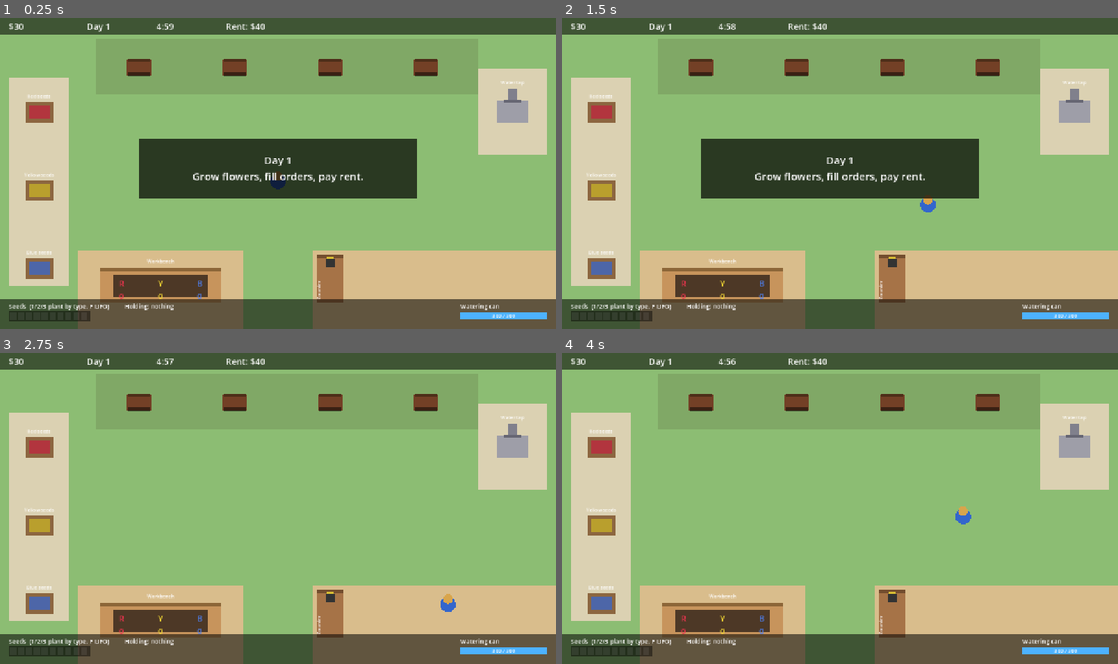
Above: before the commit, frames 1-4 (two rows, left to right).
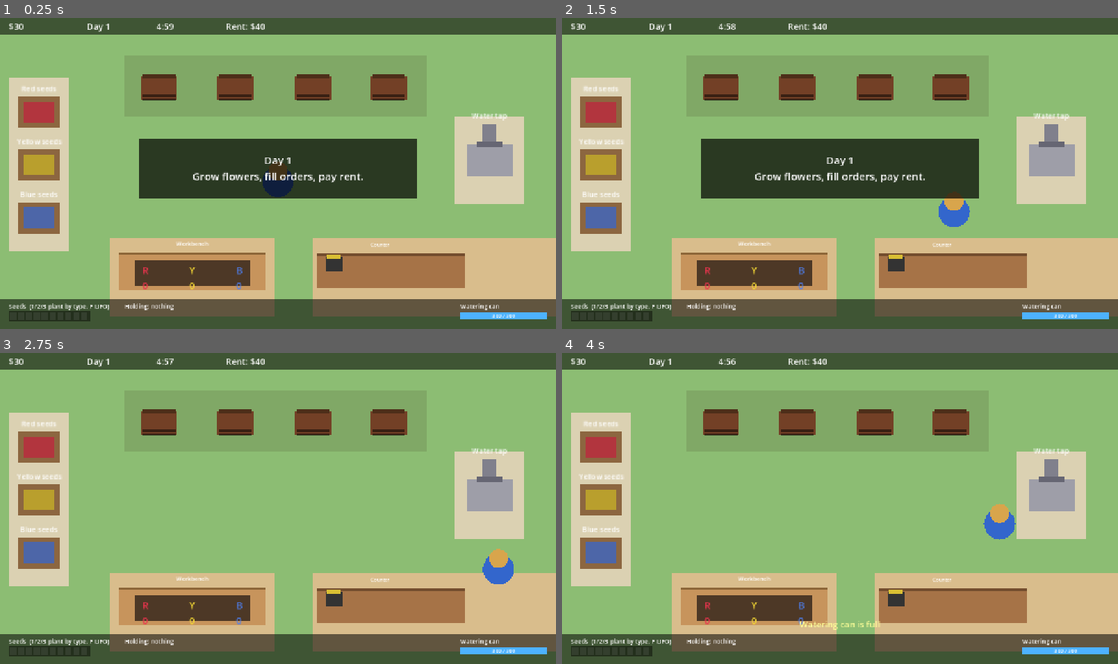
Above: after the commit, the same moments.

Repository: hrehajozef/overgrown
Game: Godot game, scene res://main.tscn
Same seed, same stepped clock (60 frames per second), same inputs: the game is played once before the commit and once after it.
Inputs:
- Up to frame 1 (0.25 s): no input
- Up to frame 2 (1.5 s): tap Enter at 0.5 s; hold D (move_right) 0.53-1.28 s; tap F (action2) at 0.6 s; tap Space (interact) at 0.8, 1.35 s; hold S (move_down) from 1.28 s (still down)
- Up to frame 3 (2.75 s): tap F (action2) at 1.55, 2.1 s; release S (move_down) at 2.03 s; hold D (move_right) from 2.03 s (still down); tap Space (interact) at 2.3 s
- Up to frame 4 (4 s): release D (move_right) at 2.78 s; hold W (move_up) 2.78-3.53 s; tap Space (interact) at 2.85, 3.8 s; tap F (action2) at 3.05 s; hold A (move_left) from 3.53 s (still down); tap 1 (plant_1) at 3.6 s

The runs differ from the first frame. In frame 1, 26% of the frame differs, in the area x 1-100%, y 13-100%; in frame 2, 27%; in frame 3, 26%; in frame 4, 27%.

Commit message:
variable tweaks, scene layout changes
Co-authored-by: Copilot <copilot@github.com>

Diff:
--- a/main.tscn
+++ b/main.tscn
@@ -67,7 +67,7 @@
 radius = 50.0
 
 [sub_resource type="RectangleShape2D" id="RectangleShape2D_lci31"]
-size = Vector2(50, 100)
+size = Vector2(52.758583, 56)
 
 [sub_resource type="CircleShape2D" id="CircleShape2D_sc48t"]
 radius = 18.0
@@ -90,42 +90,45 @@
 offset_top = 140.0
 offset_right = 160.0
 offset_bottom = 620.0
+scale = Vector2(1, 0.8353105)
 color = Color(0.86, 0.82, 0.7, 1)
 
 [node name="WaterSourceGround" type="ColorRect" parent="." unique_id=515623894]
 z_index = -9
-offset_left = 1100.0
-offset_top = 120.0
-offset_right = 1260.0
-offset_bottom = 320.0
+offset_left = 1047.0
+offset_top = 231.0
+offset_right = 1207.0
+offset_bottom = 431.0
 color = Color(0.86, 0.82, 0.7, 1)
 
 [node name="WorkbenchGround" type="ColorRect" parent="." unique_id=1220252079]
 z_index = -9
-offset_left = 180.0
-offset_top = 540.0
-offset_right = 560.0
-offset_bottom = 720.0
+offset_left = 253.0
+offset_top = 511.0
+offset_right = 633.0
+offset_bottom = 691.0
 color = Color(0.85, 0.74, 0.55, 1)
 
 [node name="CounterGround" type="ColorRect" parent="." unique_id=224602921]
 z_index = -9
 offset_left = 720.0
-offset_top = 540.0
+offset_top = 511.0
 offset_right = 1280.0
-offset_bottom = 720.0
+offset_bottom = 691.0
 color = Color(0.85, 0.74, 0.55, 1)
 
 [node name="PotsGround" type="ColorRect" parent="." unique_id=1012463393]
 z_index = -9
-offset_left = 220.0
-offset_top = 50.0
-offset_right = 1100.0
-offset_bottom = 180.0
+offset_left = 287.0
+offset_top = 90.0
+offset_right = 1167.0
+offset_bottom = 220.0
+scale = Vector2(0.7913262, 1.0812186)
 color = Color(0.5, 0.66, 0.4, 1)
 
 [node name="Pot01" type="Node2D" parent="." unique_id=1587005948]
-position = Vector2(320, 110)
+position = Vector2(366, 153)
+scale = Vector2(1.5, 1.5)
 script = ExtResource("2_nd72l")
 radius = 36.0
 
@@ -213,7 +216,8 @@
 horizontal_alignment = 1
 
 [node name="Pot02" type="Node2D" parent="." unique_id=853864957]
-position = Vector2(540, 110)
+position = Vector2(542, 153)
+scale = Vector2(1.5, 1.5)
 script = ExtResource("2_nd72l")
 radius = 36.0
 
@@ -301,7 +305,8 @@
 horizontal_alignment = 1
 
 [node name="Pot03" type="Node2D" parent="." unique_id=165394068]
-position = Vector2(760, 110)
+position = Vector2(720, 153)
+scale = Vector2(1.5, 1.5)
 script = ExtResource("2_nd72l")
 radius = 36.0
 
@@ -389,7 +394,8 @@
 horizontal_alignment = 1
 
 [node name="Pot04" type="Node2D" parent="." unique_id=1105739248]
-position = Vector2(980, 110)
+position = Vector2(895, 153)
+scale = Vector2(1.5, 1.5)
 script = ExtResource("2_nd72l")
 radius = 36.0
 
@@ -478,6 +484,7 @@
 
 [node name="RedSeedBox" type="Node2D" parent="." unique_id=1130577996]
 position = Vector2(90, 220)
+scale = Vector2(1.5, 1.5)
 script = ExtResource("3_wsu4f")
 
 [node name="_Area2D_66" type="Area2D" parent="RedSeedBox" unique_id=1626490112]
@@ -521,7 +528,8 @@
 horizontal_alignment = 1
 
 [node name="YellowSeedBox" type="Node2D" parent="." unique_id=1393259186]
-position = Vector2(90, 401)
+position = Vector2(90, 342)
+scale = Vector2(1.5, 1.5)
 script = ExtResource("3_wsu4f")
 flower_type = 1
 
@@ -566,7 +574,8 @@
 horizontal_alignment = 1
 
 [node name="BlueSeedBox" type="Node2D" parent="." unique_id=2058226971]
-position = Vector2(90, 580)
+position = Vector2(90, 464)
+scale = Vector2(1.5, 1.5)
 script = ExtResource("3_wsu4f")
 flower_type = 2
 
@@ -611,7 +620,8 @@
 horizontal_alignment = 1
 
 [node name="WaterSource" type="Node2D" parent="." unique_id=161190792]
-position = Vector2(1180, 220)
+position = Vector2(1127, 331)
+scale = Vector2(1.5, 1.5)
 script = ExtResource("4_24rtc")
 radius = 48.0
 
@@ -664,7 +674,8 @@
 horizontal_alignment = 1
 
 [node name="Workbench" type="Node2D" parent="." unique_id=1376026063]
-position = Vector2(370, 620)
+position = Vector2(443, 591)
+scale = Vector2(1.2, 1.2)
 script = ExtResource("5_rfgut")
 radius = 70.0
 
@@ -689,6 +700,7 @@
 offset_top = -40.0
 offset_right = 140.0
 offset_bottom = 40.0
+scale = Vector2(1.0014187, 0.9004768)
 color = Color(0.78, 0.58, 0.36, 1)
 
 [node name="_ColorRect_103" type="ColorRect" parent="Workbench" unique_id=859527513]
@@ -749,11 +761,12 @@
 horizontal_alignment = 1
 
 [node name="Counter" type="Node2D" parent="." unique_id=198805275]
-position = Vector2(760, 605)
+position = Vector2(760, 582)
 script = ExtResource("6_vo6cf")
 radius = 50.0
 
 [node name="_Area2D_111" type="Area2D" parent="Counter" unique_id=1630281255]
+position = Vector2(141, 6)
 collision_layer = 8
 collision_mask = 0
 monitoring = false
@@ -761,53 +774,61 @@
 
 
 [node name="_CollisionShape2D_110" type="CollisionShape2D" parent="Counter/_Area2D_111" unique_id=1599566437]
+scale = Vector2(1.8000023, 1.8000023)
 shape = SubResource("CircleShape2D_xu2l0")
 
 [node name="_StaticBody2D_113" type="StaticBody2D" parent="Counter" unique_id=142765313]
+position = Vector2(140, 5)
 collision_mask = 0
 
 [node name="_CollisionShape2D_112" type="CollisionShape2D" parent="Counter/_StaticBody2D_113" unique_id=919305363]
+scale = Vector2(5.8000026, 1)
 shape = SubResource("RectangleShape2D_lci31")
 
 [node name="_ColorRect_114" type="ColorRect" parent="Counter" unique_id=1673477062]
 offset_left = -30.0
-offset_top = -55.0
+offset_top = -36.0
 offset_right = 30.0
-offset_bottom = 55.0
+offset_bottom = 74.0
+scale = Vector2(5.681543, 0.7273226)
 color = Color(0.65, 0.45, 0.28, 1)
 
 [node name="_ColorRect_115" type="ColorRect" parent="Counter" unique_id=1071400138]
 offset_left = -30.0
-offset_top = -55.0
+offset_top = -36.0
 offset_right = 30.0
-offset_bottom = -49.0
+offset_bottom = -30.0
+scale = Vector2(5.68, 1)
 color = Color(0.45, 0.3, 0.18, 1)
 
 [node name="_ColorRect_116" type="ColorRect" parent="Counter" unique_id=1935288201]
 offset_left = -11.0
-offset_top = -47.0
+offset_top = -28.0
 offset_right = 11.0
-offset_bottom = -29.0
+offset_bottom = -10.0
+scale = Vector2(1.800005, 1.800005)
 color = Color(0.2, 0.2, 0.2, 1)
 
 [node name="_ColorRect_117" type="ColorRect" parent="Counter" unique_id=1217816120]
 offset_left = -8.0
-offset_top = -51.0
+offset_top = -32.0
 offset_right = 8.0
-offset_bottom = -46.0
+offset_bottom = -27.0
+scale = Vector2(2.040005, 2.040005)
 color = Color(0.85, 0.75, 0.2, 1)
 
 [node name="_Label_118" type="Label" parent="Counter" unique_id=1034655247]
-offset_left = -34.0
-offset_top = 47.0
-offset_right = -34.0
-offset_bottom = 47.0
-rotation = -1.5707964
+offset_left = -25.0
+offset_top = -64.0
+offset_right = 255.0
+offset_bottom = -41.0
 theme_override_colors/font_color = Color(1, 1, 1, 1)
 theme_override_font_sizes/font_size = 11
 text = "Counter"
+horizontal_alignment = 1
 
 [node name="_Node2D_119" type="Node2D" parent="Counter" unique_id=645127329]
+position = Vector2(-51, 47)
 
 [node name="HUD" type="CanvasLayer" parent="." unique_id=348161052]
 layer = 10
@@ -1052,6 +1073,7 @@
 [node name="Player" type="CharacterBody2D" parent="." unique_id=492008142]
 z_index = 5
 position = Vector2(640, 380)
+scale = Vector2(2, 2)
 collision_layer = 2
 script = ExtResource("8_54rfi")
 
--- a/scripts/counter.gd
+++ b/scripts/counter.gd
@@ -44,7 +44,7 @@
 	# Stack bouquets above the counter pillar so they're visible despite the small surface.
 	for i in bouquets.size():
 		var b: Array = bouquets[i]
-		var bx := -32
+		var bx := 0
 		var by := -VISUAL_HEIGHT / 2.0 - 24 - i * 28
 		var bg := make_rect(Vector2(64, 22), Color(0.95, 0.95, 0.95, 0.95), Vector2(bx, by))
 		visual_root.add_child(bg)
--- a/scripts/customer.gd
+++ b/scripts/customer.gd
@@ -8,9 +8,9 @@
 
 var spot_index: int = 0
 var spot_position: Vector2 = Vector2.ZERO
-var exit_x: float = -120.0      # x to walk to once leaving (sign comes from spawn side)
-var order: Array = []           # sorted ints
-var patience: float = 0.0       # 0 = infinite
+var exit_x: float = -120.0 # x to walk to once leaving (sign comes from spawn side)
+var order: Array = [] # sorted ints
+var patience: float = 0.0 # 0 = infinite
 var patience_left: float = 0.0
 var at_spot: bool = false
 var served: bool = false
@@ -25,8 +25,8 @@
 	z_index = 3
 	var skin := Color(randf_range(0.85, 1.0), randf_range(0.7, 0.9), randf_range(0.6, 0.8))
 	var shirt := Color(randf_range(0.3, 0.9), randf_range(0.3, 0.9), randf_range(0.3, 0.9))
-	add_child(Interactable.make_circle(16, shirt))
-	var head := Interactable.make_circle(10, skin)
+	add_child(Interactable.make_circle(32, shirt))
+	var head := Interactable.make_circle(20, skin)
 	head.position = Vector2(0, -16)
 	add_child(head)
 	bubble_root = Node2D.new()
@@ -71,7 +71,7 @@
 		modulate.a = max(0.0, modulate.a - delta * 0.6)
 		if (dir > 0.0 and position.x > exit_x) or (dir < 0.0 and position.x < exit_x):
 			if game:
-				game.remove_customer(self)
+				game.remove_customer(self )
 		return
 	if served:
 		return
--- a/scripts/player.gd
+++ b/scripts/player.gd
@@ -10,10 +10,10 @@
 # Designed so a 2nd player can be spawned later with player_id = 1 and a
 # distinct input action prefix (e.g. "p2_move_left").
 
-const SPEED := 270.0
+const SPEED := 350.0
 const CAN_CAPACITY := 300.0
-const CAN_REFILL_RATE := 150.0   # %/sec at the tap → 2 seconds for an empty can
-const CAN_USE_RATE := 50.0       # %/sec into a pot
+const CAN_REFILL_RATE := 150.0 # %/sec at the tap → 2 seconds for an empty can
+const CAN_USE_RATE := 50.0 # %/sec into a pot
 const MAX_SEEDS := 10
 const BODY_RADIUS := 18.0
 const INTERACT_RADIUS := 40.0
@@ -25,8 +25,8 @@
 
 var water: float = CAN_CAPACITY
 var ui_open: bool = false
-var seed_stack: Array = []        # ints (FlowerDB.Type); top = back()
-var cut_flower_stack: Array = []  # ints; unlimited
+var seed_stack: Array = [] # ints (FlowerDB.Type); top = back()
+var cut_flower_stack: Array = [] # ints; unlimited
 
 var interact_area: Area2D
 var current_interactable: Interactable = null
@@ -84,16 +84,16 @@
 	if current_interactable == null:
 		return
 	if Input.is_action_just_pressed(_a("interact")):
-		current_interactable.interact(self)
+		current_interactable.interact(self )
 	if Input.is_action_just_pressed(_a("action2")):
-		current_interactable.action2_press(self)
+		current_interactable.action2_press(self )
 	if Input.is_action_pressed(_a("action2")):
-		current_interactable.continuous_action(self, delta)
+		current_interactable.continuous_action(self , delta)
 	if current_interactable is Pot:
 		var pot: Pot = current_interactable
 		for i in FlowerDB.TYPE_COUNT:
 			if Input.is_action_just_pressed(_a("plant_%d" % (i + 1))):
-				pot.plant_seed_of_type(self, i)
+				pot.plant_seed_of_type(self , i)
 
 func _a(action: String) -> String:
 	return input_prefix + action
